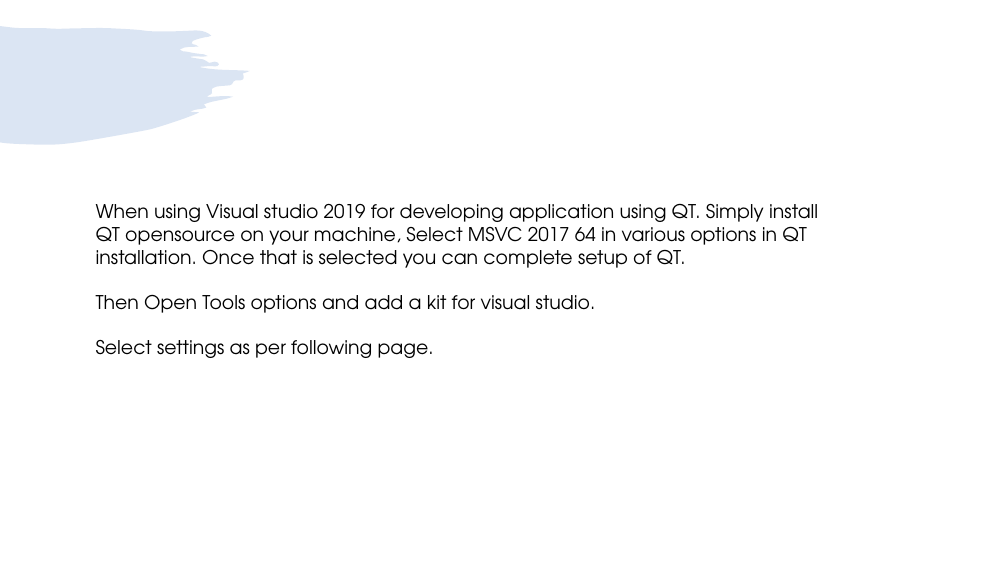
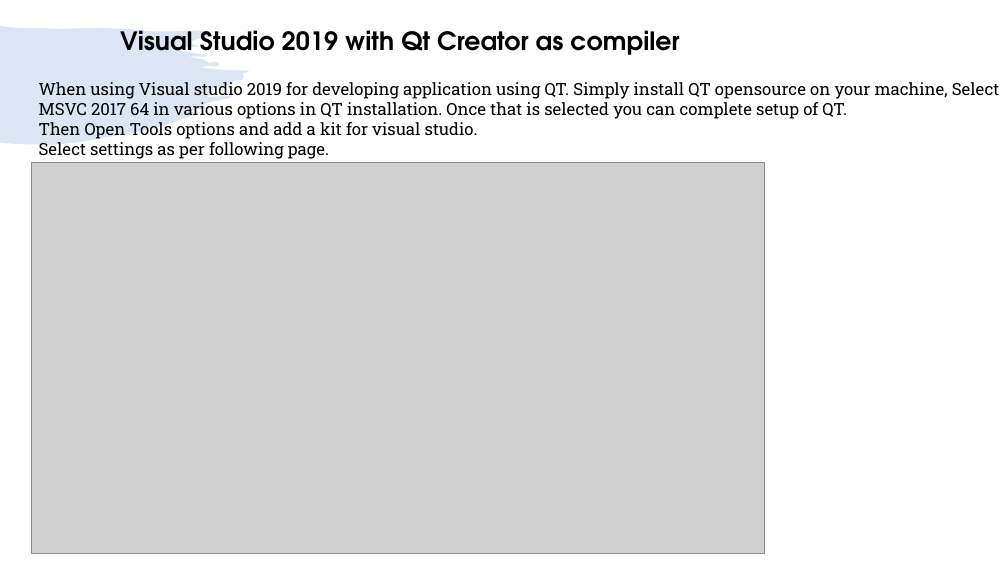
Before and after one commit to girishlande/QtProjects, a slide deck: slide 2 of learnings.pptx. Drawn at 1008x567 pixels with LibreOffice and Linux fonts; fonts in the diff are those of the drawing; grey boxes stand for pictures. Boxes give left, top, right and bottom in pixels: in the first picture for what was removed or moved away, otherwise in the second. Text is boxed around its words. In the diff, an @@ line names an element or a change of style, - is before the commit and + after.

```diff
--- a/learnings.pptx
+++ b/learnings.pptx
@@ text added at bbox=[120, 30, 679, 55], 24 pt, text #000000, bold @@
+Visual Studio 2019 with Qt Creator as compiler
@@ text "When using Visual studio 2019 ...": place and size @@
-text "When using Visual studio 2019 ..." at bbox=[96, 203, 818, 358]
+text "When using Visual studio 2019 ..." at bbox=[39, 82, 1000, 159]
@@ text "When using Visual studio 2019 ..." at bbox=[39, 82, 1000, 159]: size 18 to 16 pt, font TeX Gyre Adventor to Roboto Slab @@
@@ picture added at bbox=[31, 162, 765, 554] @@
```
Also in this commit, not shown: 2 other slides changed, 12 slides added, 1 slide removed, 1 other file.
